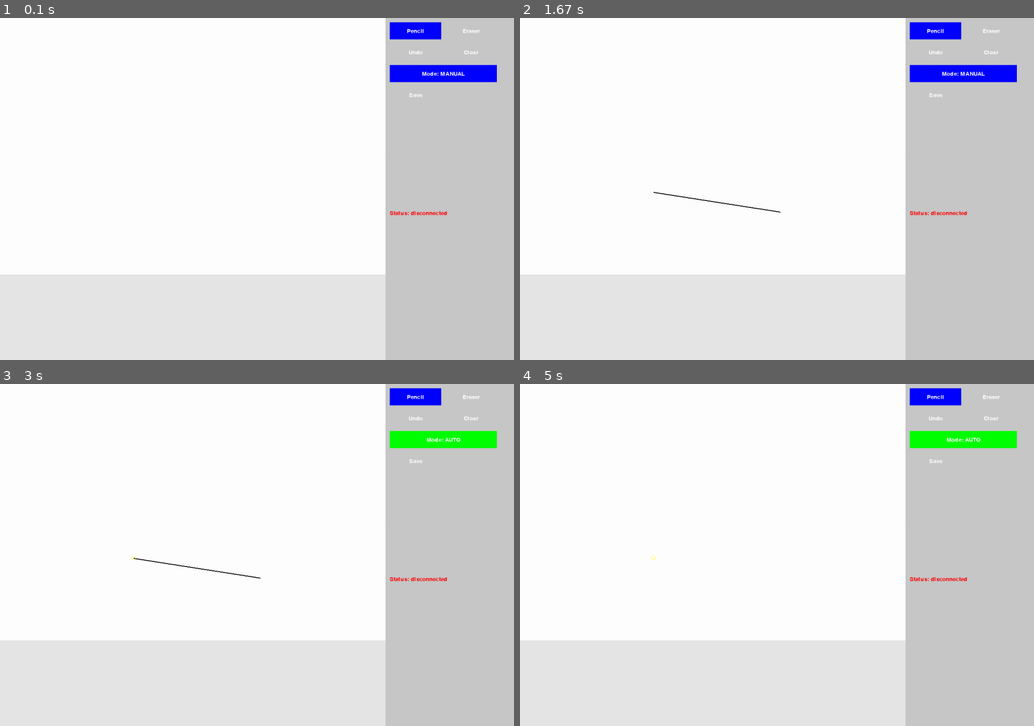
Above: before the commit, frames 1-4 (two rows, left to right).
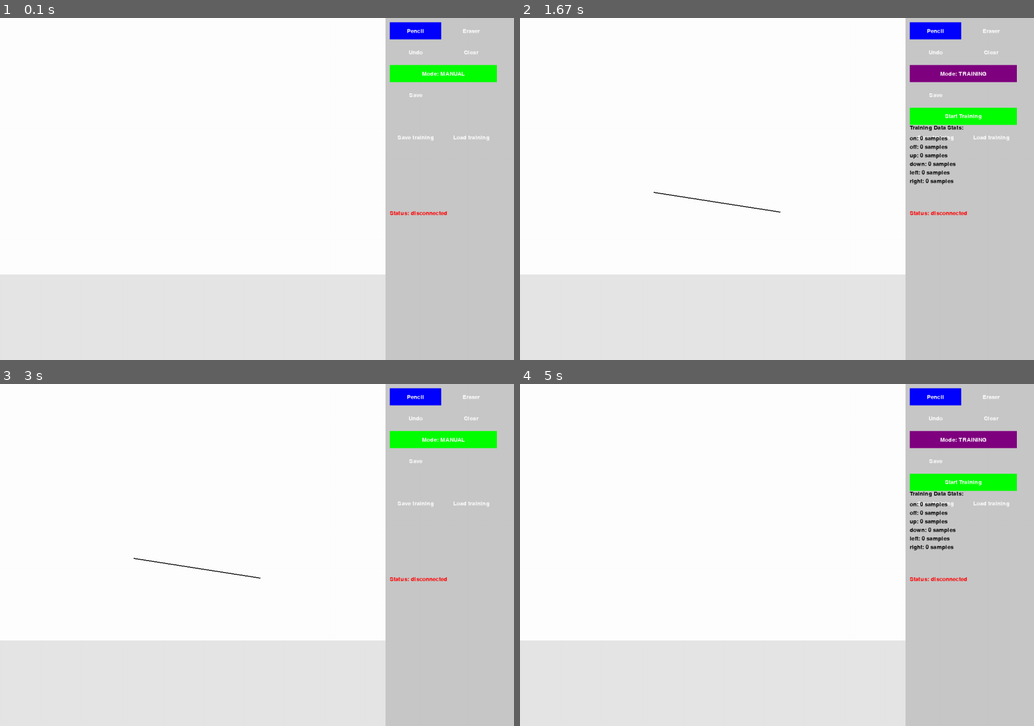
Above: after the commit, the same moments.

Repository: Nulla1202/Drawing_YourThought_withEEG
Game: pygame game, started from eeg-pygame-drawing.py
The game is run twice, just before and just after one commit, with the same random seed, the same clock (stepped at 60 frames per second) and the same inputs.
Inputs (mouse positions are in pixels of both pictures, inside the frame that each line leads up to):
- Up to frame 1 (0.1 s): no input
- Up to frame 2 (1.67 s): press the mouse at (782, 209) at 0.37 s; move the mouse to (715, 202) at 0.47 s; release the mouse at (653, 192) at 0.6 s; press the mouse at (992, 137) at 0.7 s; move the mouse to (797, 120) at 0.8 s; release the mouse at (602, 106) at 0.93 s; press the mouse at (962, 72) at 1.03 s; move the mouse to (967, 195) at 1.13 s; release the mouse at (972, 318) at 1.27 s; press the mouse at (962, 72) at 1.37 s; move the mouse to (936, 117) at 1.47 s; release the mouse at (910, 158) at 1.6 s
- Up to frame 3 (3 s): press the mouse at (442, 483) at 1.7 s; move the mouse to (277, 544) at 1.8 s; release the mouse at (113, 609) at 1.93 s; click (442, 483) at 2.05 s, where only the run after the commit has a clickable "Training..."; click (442, 438) at 2.38 s, where only the run after the commit has a clickable "Mode: TRAINING"; press the mouse at (416, 503) at 2.7 s; move the mouse to (313, 544) at 2.8 s; release the mouse at (210, 589) at 2.93 s
- Up to frame 4 (5 s): click (992, 503) at 3.55 s; click "Undo" at 4.05 s; press the mouse at (962, 438) at 4.37 s; move the mouse to (777, 513) at 4.47 s; release the mouse at (591, 589) at 4.6 s; press the mouse at (962, 438) at 4.7 s; move the mouse to (915, 524) at 4.8 s; release the mouse at (869, 606) at 4.93 s

The runs differ from the first frame. In frame 1, 1.1% of the frame differs, in the area x 75-97%, y 13-36%; in frame 2, 2.7%; in frame 3, 0.2%; in frame 4, 2.7%, in the area x 25-97%, y 13-52%.

Commit message:
with supervised training

Diff:
--- a/eeg-pygame-drawing.py
+++ b/eeg-pygame-drawing.py
@@ -4,17 +4,26 @@
 import sys
 import threading
 import time
+import json
+import os
 from datetime import datetime
 
 # Simple neural network class for EEG data
 class SimpleEEGNetwork:
-    def __init__(self, input_size, hidden_size, output_size):
-        # Random initialization of weights
-        np.random.seed(42)  # For reproducible results
-        self.w1 = np.random.randn(input_size, hidden_size) * 0.1
-        self.b1 = np.zeros((1, hidden_size))
-        self.w2 = np.random.randn(hidden_size, output_size) * 0.1
-        self.b2 = np.zeros((1, output_size))
+    def __init__(self, input_size, hidden_size, output_size, weights=None):
+        # Initialize with provided weights or random weights
+        if weights is not None:
+            self.w1 = weights['w1']
+            self.b1 = weights['b1']
+            self.w2 = weights['w2']
+            self.b2 = weights['b2']
+        else:
+            # Random initialization of weights
+            np.random.seed(42)  # For reproducible results
+            self.w1 = np.random.randn(input_size, hidden_size) * 0.1
+            self.b1 = np.zeros((1, hidden_size))
+            self.w2 = np.random.randn(hidden_size, output_size) * 0.1
+            self.b2 = np.zeros((1, output_size))
 
     def sigmoid(self, x):
         return 1 / (1 + np.exp(-x))
@@ -32,6 +41,77 @@
         a2 = self.sigmoid(z2)
 
         return a2.flatten()  # Return as 1D array
+
+    def get_weights(self):
+        return {
+            'w1': self.w1.tolist(),
+            'b1': self.b1.tolist(),
+            'w2': self.w2.tolist(),
+            'b2': self.b2.tolist()
+        }
+
+    def train(self, training_data):
+        """
+        Simple training method using the collected data samples.
+        This is a very basic approach - in a real application, you would use
+        a more sophisticated training algorithm.
+
+        training_data: dict with keys 'on', 'off', 'up', 'down', 'left', 'right'
+                      each containing lists of EEG samples
+        """
+        # Calculate average EEG pattern for each state
+        state_averages = {}
+        for state, samples in training_data.items():
+            if samples:  # Only process if we have samples
+                # Convert list of samples to numpy array
+                samples_array = np.array(samples)
+                # Calculate average
+                state_averages[state] = np.mean(samples_array, axis=0)
+
+        # If we have enough state averages, use them to adjust weights
+        required_states = ['on', 'off', 'up', 'down', 'left', 'right']
+        if all(state in state_averages for state in required_states):
+            # This is a very simplified approach to weight adjustment
+            # In a real application, you'd use proper backpropagation
+
+            # For output 1 (on/off), adjust to recognize the difference between on and off states
+            on_off_diff = state_averages['on'] - state_averages['off']
+
+            # For outputs 2-5 (up, down, left, right), adjust to recognize respective patterns
+            direction_diffs = [
+                state_averages['up'] - np.mean([state_averages[d] for d in ['down', 'left', 'right']], axis=0),
+                state_averages['down'] - np.mean([state_averages[d] for d in ['up', 'left', 'right']], axis=0),
+                state_averages['left'] - np.mean([state_averages[d] for d in ['up', 'down', 'right']], axis=0),
+                state_averages['right'] - np.mean([state_averages[d] for d in ['up', 'down', 'left']], axis=0)
+            ]
+
+            # Very simple weight adjustment - in reality, you'd need a proper training algorithm
+            # This is just a proof of concept
+            input_size = self.w1.shape[0]
+            hidden_size = self.w1.shape[1]
+
+            # Initialize new weights - we'll completely replace the random weights
+            self.w1 = np.random.randn(input_size, hidden_size) * 0.01
+
+            # Incorporate the state differences into the weights
+            for i in range(input_size):
+                # For on/off detection
+                if i < len(on_off_diff):
+                    self.w1[i, 0] += on_off_diff[i] * 0.1
+
+                # For direction detection
+                for j, diff in enumerate(direction_diffs):
+                    if i < len(diff):
+                        self.w1[i, j+1] += diff[i] * 0.1
+
+            # Output layer weights - simplified approach
+            self.w2 = np.zeros_like(self.w2)
+            for i in range(5):  # 5 outputs
+                self.w2[i, i] = 1.0  # Direct mapping
+
+            return True  # Training successful
+
+        return False  # Not enough data
 
 # Parse EEG data from the message
 def parse_eeg_data(message):
@@ -95,10 +175,94 @@
 connection_status = "disconnected"
 drawing_history = []
 current_history_index = -1
+latest_eeg_data = None
+training_data = {
+    'on': [],
+    'off': [],
+    'up': [],
+    'down': [],
+    'left': [],
+    'right': []
+}
+current_training_state = None
+nn = None  # Neural network instance
+
+# Function to save training data to file
+def save_training_data(filename="brain_canvas_training.json"):
+    global training_data
+    try:
+        # Convert numpy arrays to lists for JSON serialization
+        serializable_data = {}
+        for state, samples in training_data.items():
+            serializable_data[state] = [sample.tolist() for sample in samples]
+
+        with open(filename, 'w') as f:
+            json.dump(serializable_data, f)
+
+        print(f"Training data saved to {filename}")
+        return True
+    except Exception as e:
+        print(f"Error saving training data: {e}")
+        return False
+
+# Function to load training data from file
+def load_training_data(filename="brain_canvas_training.json"):
+    global training_data
+    try:
+        if os.path.exists(filename):
+            with open(filename, 'r') as f:
+                loaded_data = json.load(f)
+
+            # Convert lists back to numpy arrays
+            for state, samples in loaded_data.items():
+                training_data[state] = [np.array(sample) for sample in samples]
+
+            print(f"Training data loaded from {filename}")
+            return True
+        else:
+            print(f"Training file {filename} not found")
+            return False
+    except Exception as e:
+        print(f"Error loading training data: {e}")
+        return False
+
+# Function to save neural network weights
+def save_network_weights(nn, filename="brain_canvas_weights.json"):
+    try:
+        weights = nn.get_weights()
+        with open(filename, 'w') as f:
+            json.dump(weights, f)
+
+        print(f"Neural network weights saved to {filename}")
+        return True
+    except Exception as e:
+        print(f"Error saving neural network weights: {e}")
+        return False
+
+# Function to load neural network weights
+def load_network_weights(input_size, hidden_size, output_size, filename="brain_canvas_weights.json"):
+    try:
+        if os.path.exists(filename):
+            with open(filename, 'r') as f:
+                weights = json.load(f)
+
+            # Convert lists back to numpy arrays
+            for key in weights:
+                weights[key] = np.array(weights[key])
+
+            nn = SimpleEEGNetwork(input_size, hidden_size, output_size, weights)
+            print(f"Neural network weights loaded from {filename}")
+            return nn
+        else:
+            print(f"Weights file {filename} not found, initializing with random weights")
+            return SimpleEEGNetwork(input_size, hidden_size, output_size)
+    except Exception as e:
+        print(f"Error loading neural network weights: {e}")
+        return SimpleEEGNetwork(input_size, hidden_size, output_size)
 
 # Function to receive EEG data via UDP
 def udp_receiver(ip_address, port_number):
-    global latest_outputs, output_timestamp, connection_status
+    global latest_outputs, output_timestamp, connection_status, latest_eeg_data, nn
 
     # Create UDP socket
     s = socket.socket(socket.AF_INET, socket.SOCK_DGRAM)
@@ -106,7 +270,6 @@
     # Initialize neural network settings
     hidden_size = 10
     output_size = 5  # 1 for on/off, 4 for directions (up, down, left, right)
-    nn = None
 
     try:
         s.bind((ip_address, port_number))
@@ -127,10 +290,20 @@
             eeg_data = parse_eeg_data(message)
 
             if eeg_data is not None and len(eeg_data) > 0:
+                # Store the latest EEG data (for training)
+                latest_eeg_data = eeg_data
+
                 # Initialize network if this is the first data or if input size changed
-                if nn is None or nn.w1.shape[0] != len(eeg_data):
+                if nn is None:
                     input_size = len(eeg_data)
                     print(f"Initializing neural network with input size: {input_size}")
+
+                    # Try to load saved weights first
+                    nn = load_network_weights(input_size, hidden_size, output_size)
+                elif nn.w1.shape[0] != len(eeg_data):
+                    # If input size has changed, reinitialize the network
+                    input_size = len(eeg_data)
+                    print(f"Reinitializing neural network with new input size: {input_size}")
                     nn = SimpleEEGNetwork(input_size, hidden_size, output_size)
 
                 # Process the data
@@ -180,17 +353,20 @@
 GREEN = (0, 255, 0)
 BLUE = (0, 0, 255)
 YELLOW = (255, 255, 0)
+PURPLE = (128, 0, 128)
 
 # Main function
 def main():
     global latest_outputs, output_timestamp, connection_status, drawing_history, current_history_index
+    global training_data, current_training_state, latest_eeg_data, nn
 
     # Create screen
     screen = pygame.display.set_mode((SCREEN_WIDTH, SCREEN_HEIGHT))
-    pygame.display.set_caption("EEG Drawing App")
-
-    # Create font
+    pygame.display.set_caption("BrainCanvas - EEG Drawing App")
+
+    # Create fonts
     font = pygame.font.SysFont(None, FONT_SIZE)
+    large_font = pygame.font.SysFont(None, FONT_SIZE * 2)
 
     # Create canvas surface
     canvas = pygame.Surface((CANVAS_WIDTH, CANVAS_HEIGHT))
@@ -209,10 +385,18 @@
     udp_thread.start()
 
     # Drawing state variables
-    drawing_mode = "manual"  # or "auto"
+    drawing_mode = "manual"  # "manual", "auto", or "training"
     tool = "pencil"  # or "eraser"
     cursor_pos = [CANVAS_WIDTH // 2, CANVAS_HEIGHT // 2]
     is_drawing = False
+
+    # Training variables
+    training_sequence = ['on', 'off', 'up', 'down', 'left', 'right']
+    training_index = 0
+    training_samples_per_state = 5
+    training_current_samples = 0
+    training_timer = 0
+    training_state = "ready"  # "ready", "collect", "complete"
 
     # Buttons
     buttons = {
@@ -222,6 +406,9 @@
         "clear": pygame.Rect(CANVAS_WIDTH + BUTTON_MARGIN + BUTTON_WIDTH + BUTTON_MARGIN, BUTTON_MARGIN*2 + BUTTON_HEIGHT, BUTTON_WIDTH, BUTTON_HEIGHT),
         "mode": pygame.Rect(CANVAS_WIDTH + BUTTON_MARGIN, BUTTON_MARGIN*3 + BUTTON_HEIGHT*2, BUTTON_WIDTH*2 + BUTTON_MARGIN, BUTTON_HEIGHT),
         "save": pygame.Rect(CANVAS_WIDTH + BUTTON_MARGIN, BUTTON_MARGIN*4 + BUTTON_HEIGHT*3, BUTTON_WIDTH, BUTTON_HEIGHT),
+        "train_start": pygame.Rect(CANVAS_WIDTH + BUTTON_MARGIN, BUTTON_MARGIN*5 + BUTTON_HEIGHT*4, BUTTON_WIDTH*2 + BUTTON_MARGIN, BUTTON_HEIGHT),
+        "save_training": pygame.Rect(CANVAS_WIDTH + BUTTON_MARGIN, BUTTON_MARGIN*6 + BUTTON_HEIGHT*5, BUTTON_WIDTH, BUTTON_HEIGHT),
+        "load_training": pygame.Rect(CANVAS_WIDTH + BUTTON_MARGIN + BUTTON_WIDTH + BUTTON_MARGIN, BUTTON_MARGIN*6 + BUTTON_HEIGHT*5, BUTTON_WIDTH, BUTTON_HEIGHT),
     }
 
     # Main loop
@@ -256,11 +443,40 @@
                         drawing_history = [pygame.Surface.copy(canvas)]
                         current_history_index = 0
                     elif buttons["mode"].collidepoint(event.pos):
-                        drawing_mode = "auto" if drawing_mode == "manual" else "manual"
+                        # Cycle through modes: manual -> auto -> training -> manual
+                        if drawing_mode == "manual":
+                            drawing_mode = "auto"
+                        elif drawing_mode == "auto":
+                            drawing_mode = "training"
+                            training_state = "ready"
+                            training_index = 0
+                            training_current_samples = 0
+                        else:
+                            drawing_mode = "manual"
                     elif buttons["save"].collidepoint(event.pos):
                         save_path = f"eeg_drawing_{datetime.now().strftime('%Y%m%d_%H%M%S')}.png"
                         pygame.image.save(canvas, save_path)
                         print(f"Canvas saved to {save_path}")
+                    elif buttons["train_start"].collidepoint(event.pos) and drawing_mode == "training":
+                        if training_state == "ready":
+                            training_state = "collect"
+                            training_timer = time.time()
+                        elif training_state == "complete":
+                            # Train the neural network
+                            if nn is not None and nn.train(training_data):
+                                # Save the trained weights
+                                save_network_weights(nn)
+                                training_state = "ready"
+                                training_index = 0
+                                training_current_samples = 0
+                    elif buttons["save_training"].collidepoint(event.pos):
+                        save_training_data()
+                    elif buttons["load_training"].collidepoint(event.pos):
+                        if load_training_data():
+                            # Re-train the network with loaded data
+                            if nn is not None:
+                                nn.train(training_data)
+                                save_network_weights(nn)
 
             elif event.type == pygame.MOUSEBUTTONUP:
                 if event.button == 1 and is_drawing:  # Left click release
@@ -333,6 +549,30 @@
                     current_history_index = len(drawing_history) - 1
                     last_auto_save = current_time
 
+        # Handle training mode
+        if drawing_mode == "training" and training_state == "collect" and latest_eeg_data is not None:
+            current_state = training_sequence[training_index]
+            current_training_state = current_state
+
+            # Collect data samples
+            current_time = time.time()
+            # Allow 3 seconds between samples to stabilize
+            if current_time - training_timer > 3:
+                # Add the current EEG data to the training set
+                training_data[current_state].append(latest_eeg_data)
+                training_current_samples += 1
+                training_timer = current_time
+
+                # Check if we have enough samples for the current state
+                if training_current_samples >= training_samples_per_state:
+                    training_index += 1
+                    training_current_samples = 0
+
+                    # Check if training is complete
+                    if training_index >= len(training_sequence):
+                        training_state = "complete"
+                        current_training_state = None
+
         # Draw the screen
         screen.fill(LIGHT_GRAY)
 
@@ -347,13 +587,63 @@
             cursor_color = RED if latest_outputs is not None and latest_outputs[0] >= 0.5 else YELLOW
             pygame.draw.circle(screen, cursor_color, (int(cursor_pos[0]), int(cursor_pos[1])), 5, 1)
 
+        # Draw training instructions in training mode
+        if drawing_mode == "training" and training_state == "collect":
+            # Draw an overlay with the current instruction
+            overlay = pygame.Surface((CANVAS_WIDTH, CANVAS_HEIGHT), pygame.SRCALPHA)
+            overlay.fill((0, 0, 0, 128))  # Semi-transparent black
+            screen.blit(overlay, (0, 0))
+
+            current_state = training_sequence[training_index]
+
+            # Display the instruction
+            if current_state == "on":
+                instruction = "Think about DRAWING (On state)"
+            elif current_state == "off":
+                instruction = "Think about NOT DRAWING (Off state)"
+            else:
+                instruction = f"Think about moving {current_state.upper()} direction"
+
+            text = large_font.render(instruction, True, WHITE)
+            text_rect = text.get_rect(center=(CANVAS_WIDTH//2, CANVAS_HEIGHT//2))
+            screen.blit(text, text_rect)
+
+            # Display the sample counter
+            counter_text = font.render(f"Sample {training_current_samples + 1}/{training_samples_per_state} for {current_state}", True, WHITE)
+            counter_rect = counter_text.get_rect(center=(CANVAS_WIDTH//2, CANVAS_HEIGHT//2 + 40))
+            screen.blit(counter_text, counter_rect)
+
+            # Display the countdown
+            countdown = max(0, int(3 - (time.time() - training_timer)))
+            countdown_text = large_font.render(str(countdown), True, WHITE)
+            countdown_rect = countdown_text.get_rect(center=(CANVAS_WIDTH//2, CANVAS_HEIGHT//2 + 80))
+            screen.blit(countdown_text, countdown_rect)
+
         # Draw sidebar
         pygame.draw.rect(screen, GRAY, (CANVAS_WIDTH, 0, SIDEBAR_WIDTH, SCREEN_HEIGHT))
 
         # Draw buttons
         for btn_name, btn_rect in buttons.items():
+            # Skip training-specific buttons if not in training mode
+            if btn_name.startswith("train_") and drawing_mode != "training":
+                continue
+
             if btn_name == "mode":
-                color = GREEN if drawing_mode == "auto" else BLUE
+                if drawing_mode == "auto":
+                    color = BLUE
+                elif drawing_mode == "training":
+                    color = PURPLE
+                else:
+                    color = GREEN
+            elif btn_name == "train_start":
+                if training_state == "ready":
+                    color = GREEN
+                elif training_state == "collect":
+                    color = YELLOW
+                elif training_state == "complete":
+                    color = PURPLE
+                else:
+                    color = GRAY
             elif btn_name == tool:
                 color = BLUE
             else:
@@ -364,8 +654,17 @@
             # Button text
             if btn_name == "mode":
                 label = f"Mode: {drawing_mode.upper()}"
+            elif btn_name == "train_start":
+                if training_state == "ready":
+                    label = "Start Training"
+                elif training_state == "collect":
+                    label = "Training..."
+                elif training_state == "complete":
+                    label = "Save Model"
+                else:
+                    label = "Train"
             else:
-                label = btn_name.capitalize()
+                label = btn_name.replace("_", " ").capitalize()
 
             text = font.render(label, True, WHITE)
             text_rect = text.get_rect(center=btn_rect.center)
@@ -424,11 +723,27 @@
                     output_label = font.render(str(i), True, BLACK)
                     screen.blit(output_label, (CANVAS_WIDTH + 20 + i * 40, CANVAS_HEIGHT - 190))
 
+        # Draw training data statistics in training mode
+        if drawing_mode == "training":
+            y_pos = 250
+            training_stats_title = font.render("Training Data Stats:", True, BLACK)
+            screen.blit(training_stats_title, (CANVAS_WIDTH + 10, y_pos))
+            y_pos += 25
+
+            for state, samples in training_data.items():
+                samples_text = font.render(f"{state}: {len(samples)} samples", True, BLACK)
+                screen.blit(samples_text, (CANVAS_WIDTH + 10, y_pos))
+                y_pos += 20
+
         # Update the display
         pygame.display.flip()
 
         # Cap the frame rate
         clock.tick(60)
+
+    # Save training data before exit if training was done
+    if any(len(samples) > 0 for samples in training_data.values()):
+        save_training_data()
 
     # Quit pygame
     pygame.quit()
